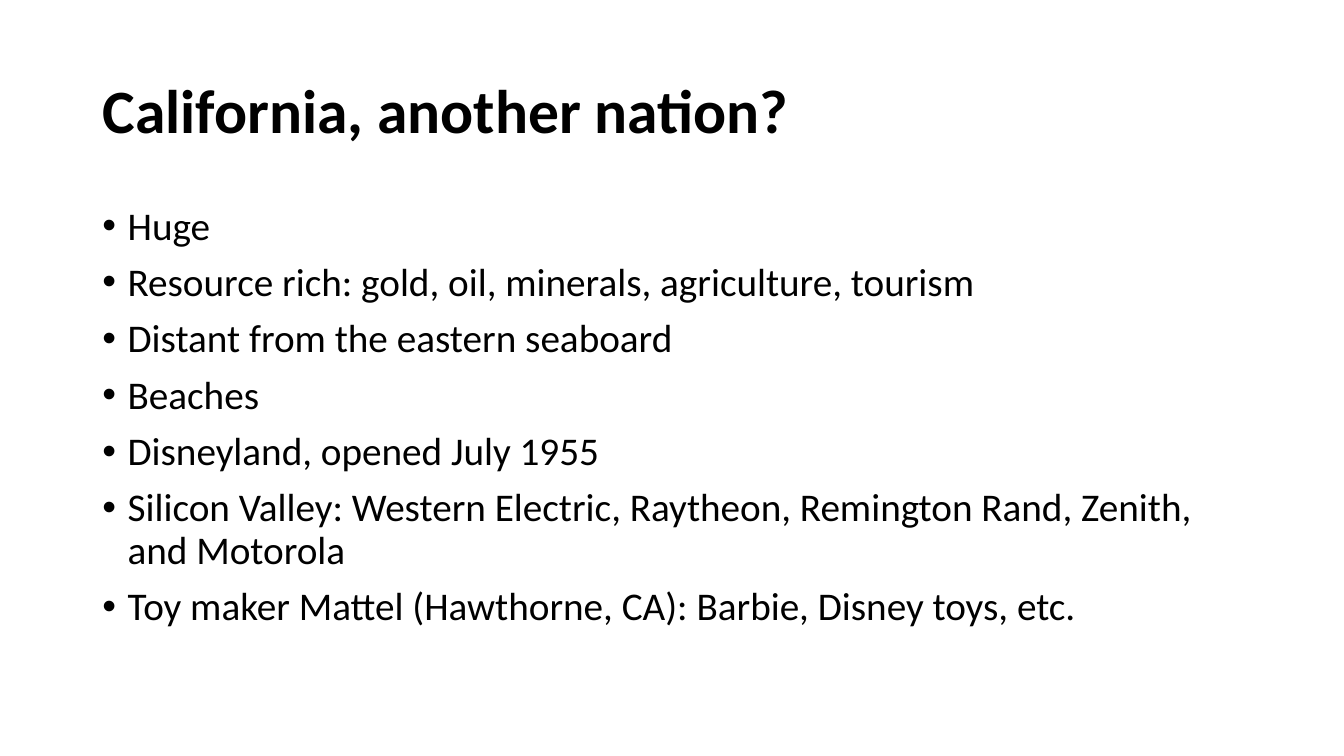
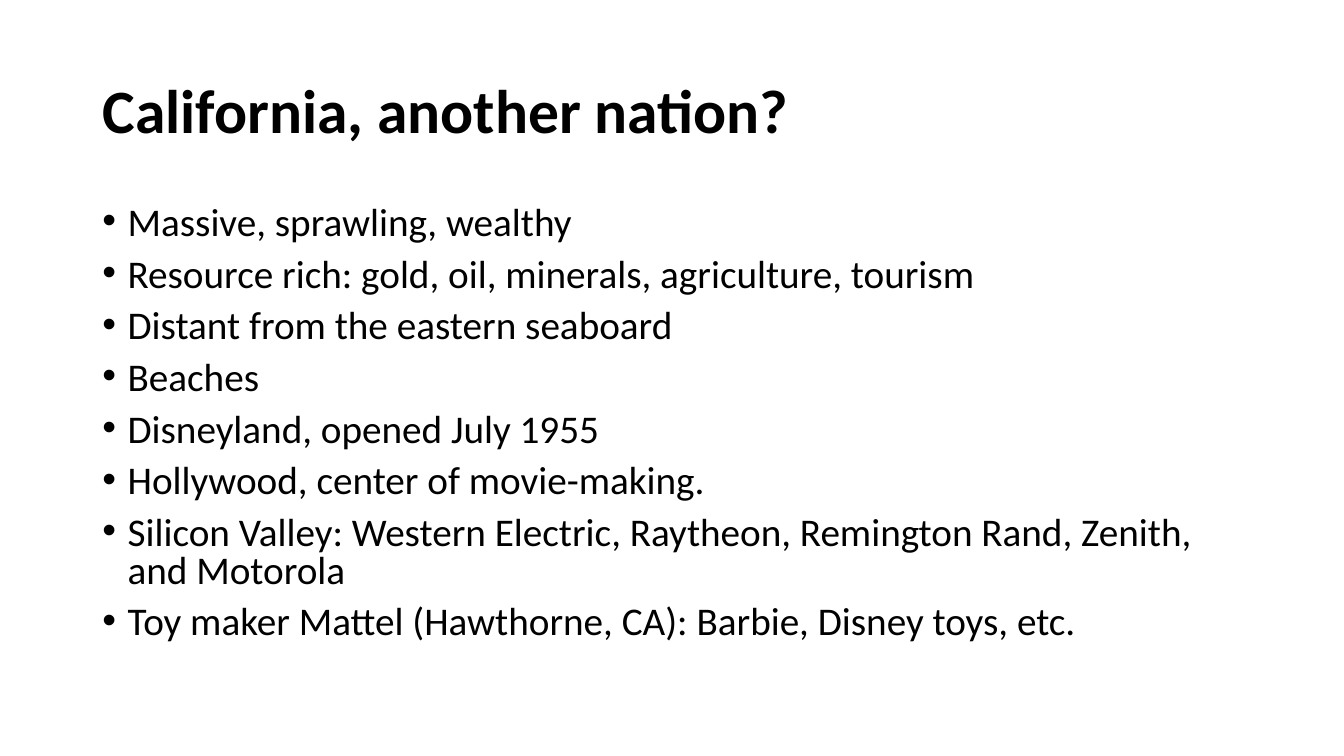
Before and after one commit to mrbaker1917/website, a slide deck: slide 3 of ASMU432/ppts/Beach Boys, Surf Music, and Hot.pptx. Drawn at 1344x756 pixels with LibreOffice and Linux fonts; fonts in the diff are those of the drawing; background and template pictures are left out. Boxes give left, top, right and bottom in pixels: in the first picture for what was removed or moved away, otherwise in the second. Text is boxed around its words. In the diff, an @@ line names an element or a change of style, - is before the commit and + after.

```diff
--- a/ASMU432/ppts/Beach Boys, Surf Music, and Hot.pptx
+++ b/ASMU432/ppts/Beach Boys, Surf Music, and Hot.pptx
@@ text at (128, 208, 572, 243): text changed @@
-• Huge
+• Massive, sprawling, wealthy
@@ text at (128, 260, 1191, 642): line spacing 0.9 to 0.8 @@
@@ text at (128, 466, 705, 501): paragraph added @@
+• Hollywood, center of movie-making.
```
Also in this commit, not shown: 5 other slides changed, 2 slides added, 30 other files.
